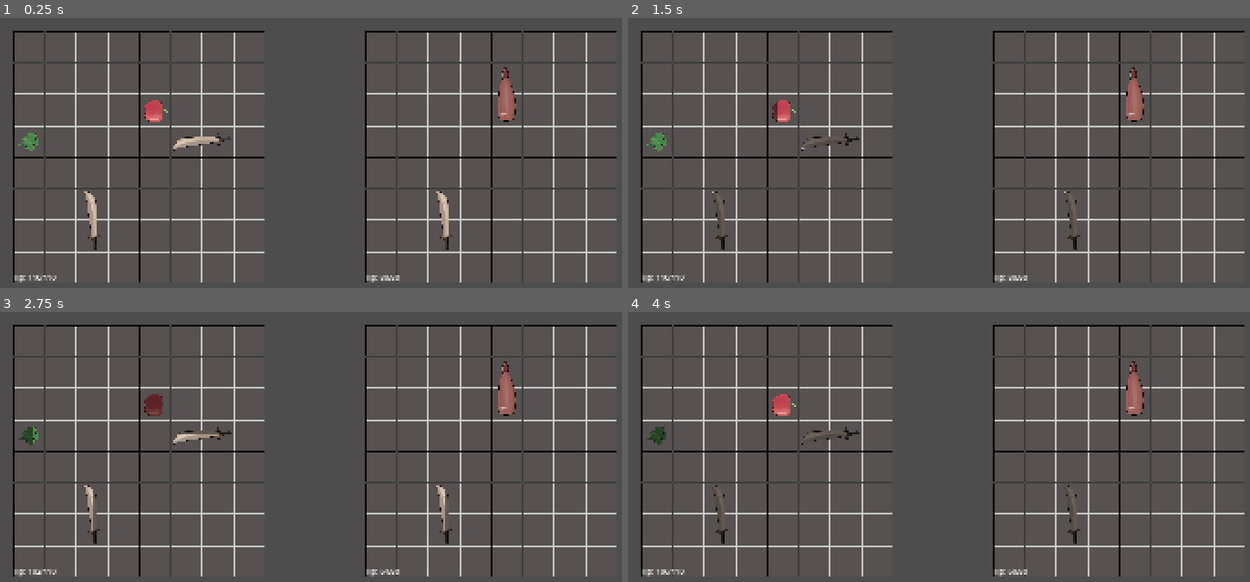
Above: before the commit, frames 1-4 (two rows, left to right).
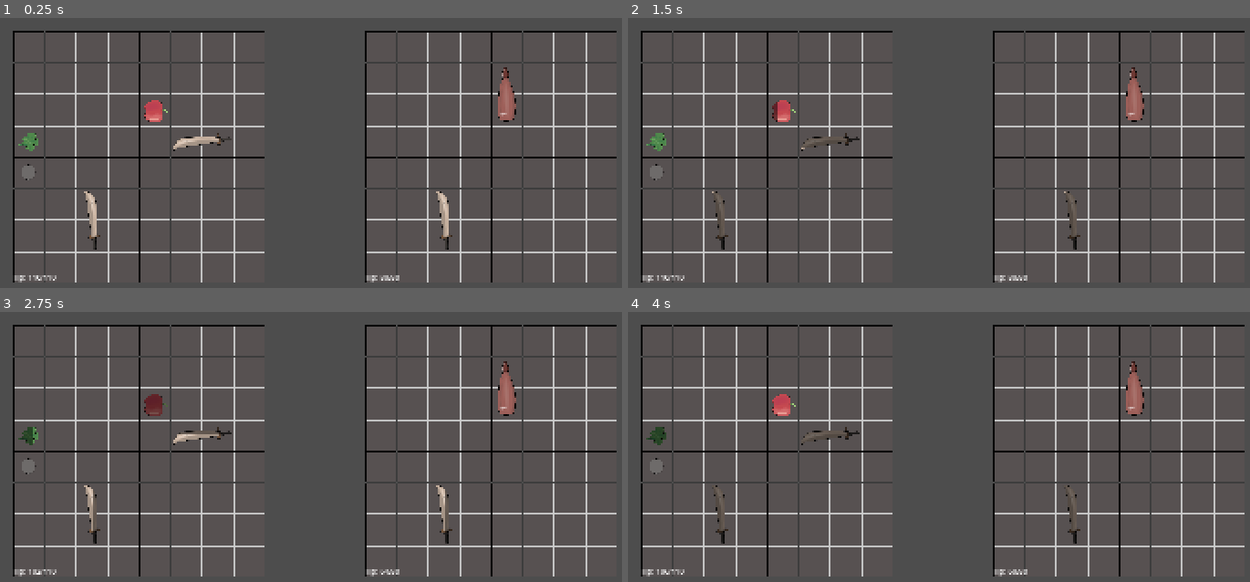
Above: after the commit, the same moments.

Repository: wrona777/TheBigGameTesting
Game: Godot game, scene res://scenes/battle_manager.tscn
Same seed, same stepped clock (60 frames per second), same inputs: the game is played once before the commit and once after it. This scene is started directly instead of the project's main scene.
Inputs (mouse positions are in pixels of both pictures, inside the frame that each line leads up to):
- Up to frame 1 (0.25 s): no input
- Up to frame 2 (1.5 s): tap Enter at 0.5 s; move the mouse to (1150, 201) at 0.52 s; click (1150, 201) at 0.6 s; tap Space at 1.25 s; move the mouse to (845, 244) at 1.27 s; right-click (845, 244) at 1.35 s
- Up to frame 3 (2.75 s): tap Enter at 2 s; move the mouse to (435, 428) at 2.02 s; click (435, 428) at 2.1 s
- Up to frame 4 (4 s): move the mouse to (outside the picture) at 2.77 s; right-click (outside the picture) at 2.85 s; move the mouse to (1212, 579) at 3.52 s; click (1212, 579) at 3.6 s

The runs differ from the first frame. In frame 1, 0.1% of the frame differs, in the area x 3-6%, y 54-61%; in frame 2, 0.1%; in frame 3, 0.1%; in frame 4, 0.1%.

Commit message:
dalsza konstrukcja ui

Diff:
--- a/scenes/synergy_marker.tscn
+++ b/scenes/synergy_marker.tscn
@@ -15,3 +15,5 @@
 [node name="Texture" type="TextureRect" parent="."]
 layout_mode = 1
 texture = ExtResource("2_bbc5l")
+expand_mode = 1
+stretch_mode = 5
--- a/scripts/item.gd
+++ b/scripts/item.gd
@@ -130,7 +130,7 @@
 		add_child(marker)
 
 		@warning_ignore("integer_division")
-		marker.position = pos * App.cell_size + Vector2(App.cell_size/2, App.cell_size/2)
+		marker.position = pos * App.cell_size
 		marker.required_tags = item.synergy_input_tags
 
 		synergy_markers.append(marker)
--- a/scripts/synergy_marker.gd
+++ b/scripts/synergy_marker.gd
@@ -7,6 +7,7 @@
 
 func _ready() -> void:
 	set_visual_state(false)
+	icon.size = Vector2(App.cell_size,App.cell_size)
 
 func set_visual_state(active: bool) -> void:
 	is_active = active
